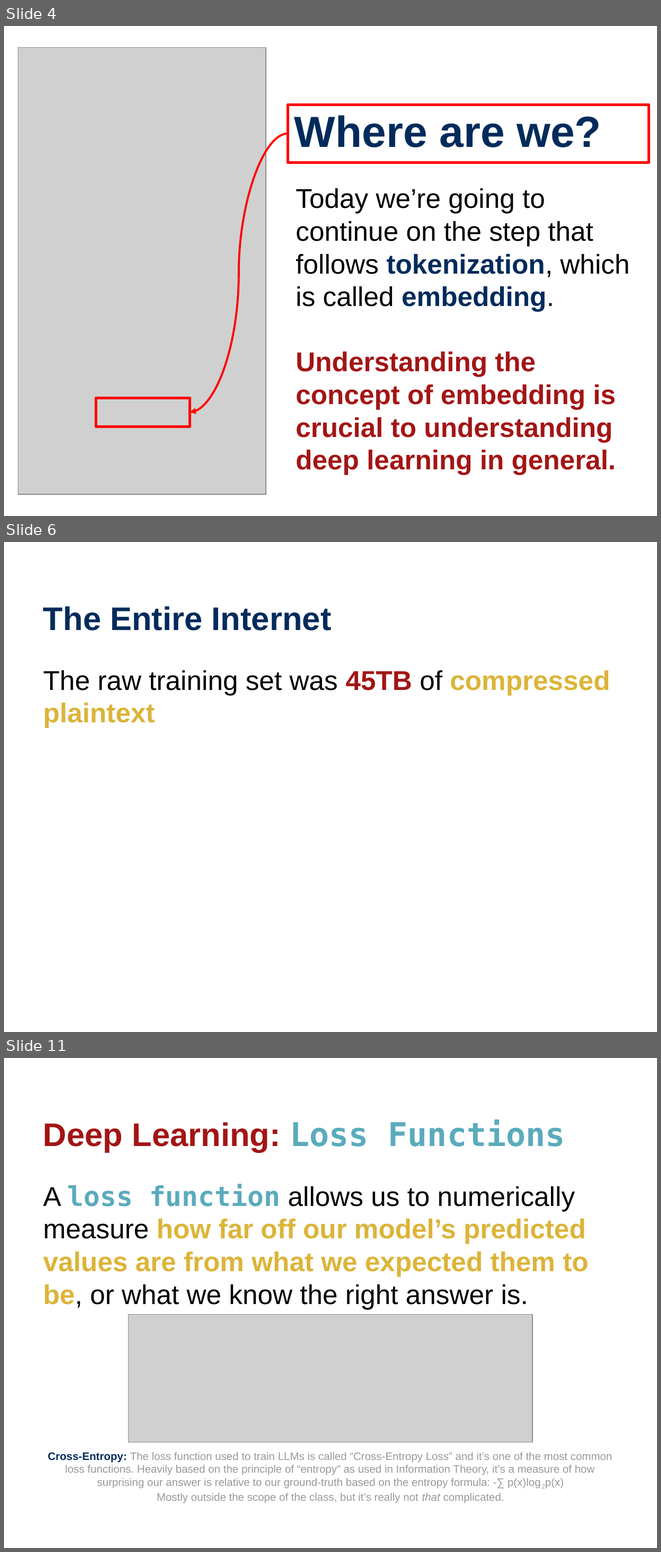
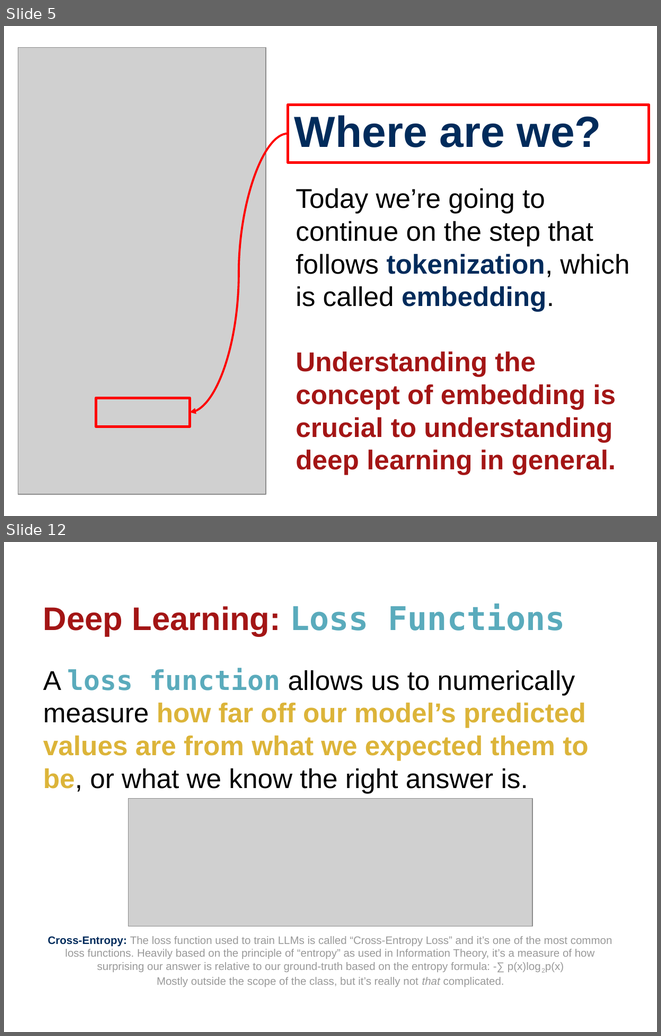
Before and after one commit to wtheisen/nd-cse-10124-lectures, a slide deck: Blank/Lecture_07_ Embeddings_02.pptx. Shown one above the other, each under a label of ours: slides 4, 6 and 11 before the commit, slides 5 and 12 after it; the slides between them are not shown. The pictures are 661x1552 and 661x1036 pixels, drawn with LibreOffice and Linux fonts; fonts in the diff are those of the drawing; grey boxes stand for pictures. Boxes give left, top, right and bottom in pixels: in the first picture for what was removed or moved away, otherwise in the second. Text is boxed around its words. In the diff, an @@ line names an element or a change of style, - is before the commit and + after.

```diff
--- a/Blank/Lecture_07_ Embeddings_02.pptx
+++ b/Blank/Lecture_07_ Embeddings_02.pptx
@@ slide 6 removed at [4,542,657,1032], background #FFFFFF @@
@@ title removed at [43,606,332,631] @@
-The Entire Internet
@@ text removed at [43,670,610,728] @@
-The raw training set was 45TB of compressed plaintext
@@ what was slide 4 is now slide 5 @@
@@ what was slide 11 is now slide 12 @@
```
Also in this commit, not shown: 3 slides changed, 9 slides added, 8 other slides removed, 12 other files.
